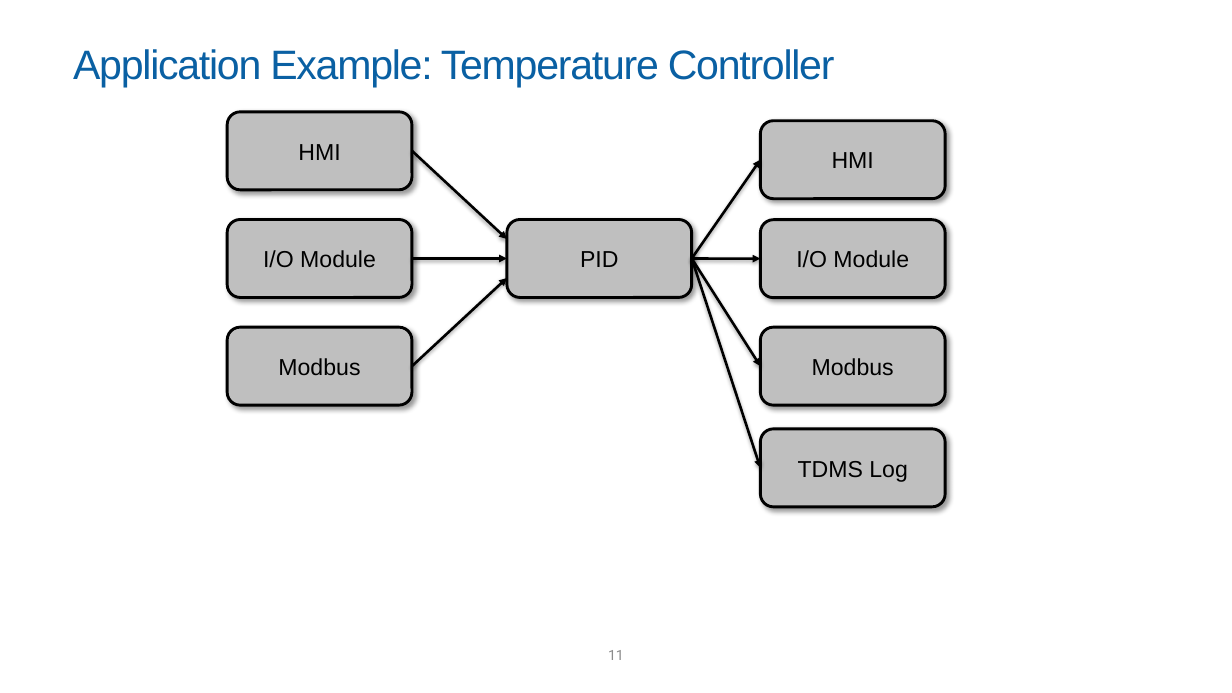
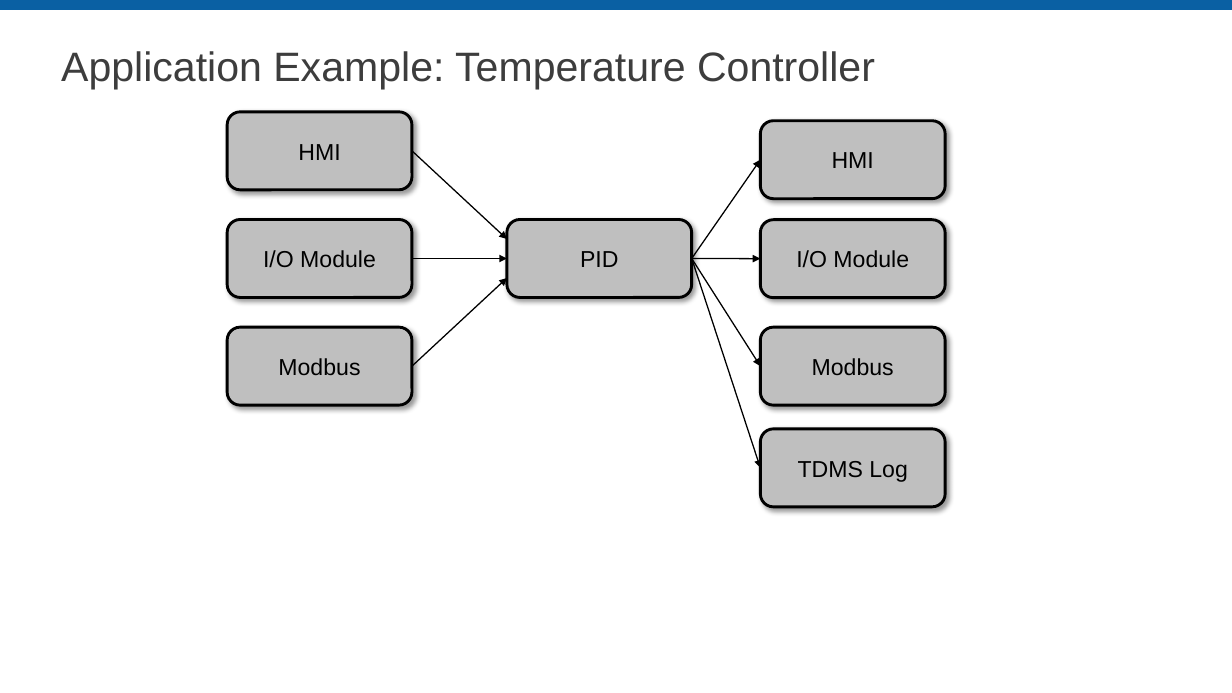
Before and after one commit to LabVIEW-DCAF/Documentation, a slide deck: slide 11 of Trunk/Presentations/A_Introduction to DCAF.pptx. Drawn at 1232x693 pixels with LibreOffice and Linux fonts; fonts in the diff are those of the drawing; background and template pictures are left out. Boxes give left, top, right and bottom in pixels: in the first picture for what was removed or moved away, otherwise in the second. Text is boxed around its words. In the diff, an @@ line names an element or a change of style, - is before the commit and + after.

```diff
--- a/Trunk/Presentations/A_Introduction to DCAF.pptx
+++ b/Trunk/Presentations/A_Introduction to DCAF.pptx
@@ rectangle added at (x1=0, y1=0, x2=1232, y2=10), fill #0A60A3 @@
@@ title "Application Example: Temperature Controller" moved from (x1=73, y1=49, x2=835, y2=87) to (x1=61, y1=51, x2=875, y2=89) @@
@@ title "Application Example: Temperature Controller" at (x1=61, y1=51, x2=875, y2=89): text colour #0A60A3 to #3D3D3D, letter spacing -1 to 0 pt; line spacing 1 to 0.9 @@
@@ arrow (412, 151) - (507, 239): stroke #000000 2 pt to #000000 1 pt @@
@@ arrow (692, 259) - (761, 160): stroke #000000 2 pt to #000000 1 pt @@
@@ arrow (412, 259) - (507, 259): stroke #000000 2 pt to #000000 1 pt @@
@@ arrow (692, 259) - (761, 259): stroke #000000 2 pt to #000000 1 pt @@
@@ arrow (692, 259) - (761, 366): stroke #000000 2 pt to #000000 1 pt @@
@@ arrow (692, 259) - (761, 468): stroke #000000 2 pt to #000000 1 pt @@
@@ arrow (412, 366) - (507, 278): stroke #000000 2 pt to #000000 1 pt @@
@@ page number removed at (x1=608, y1=650, x2=624, y2=660) @@
-11
```
Also in this commit, not shown: 26 other slides changed, 2 other files.
